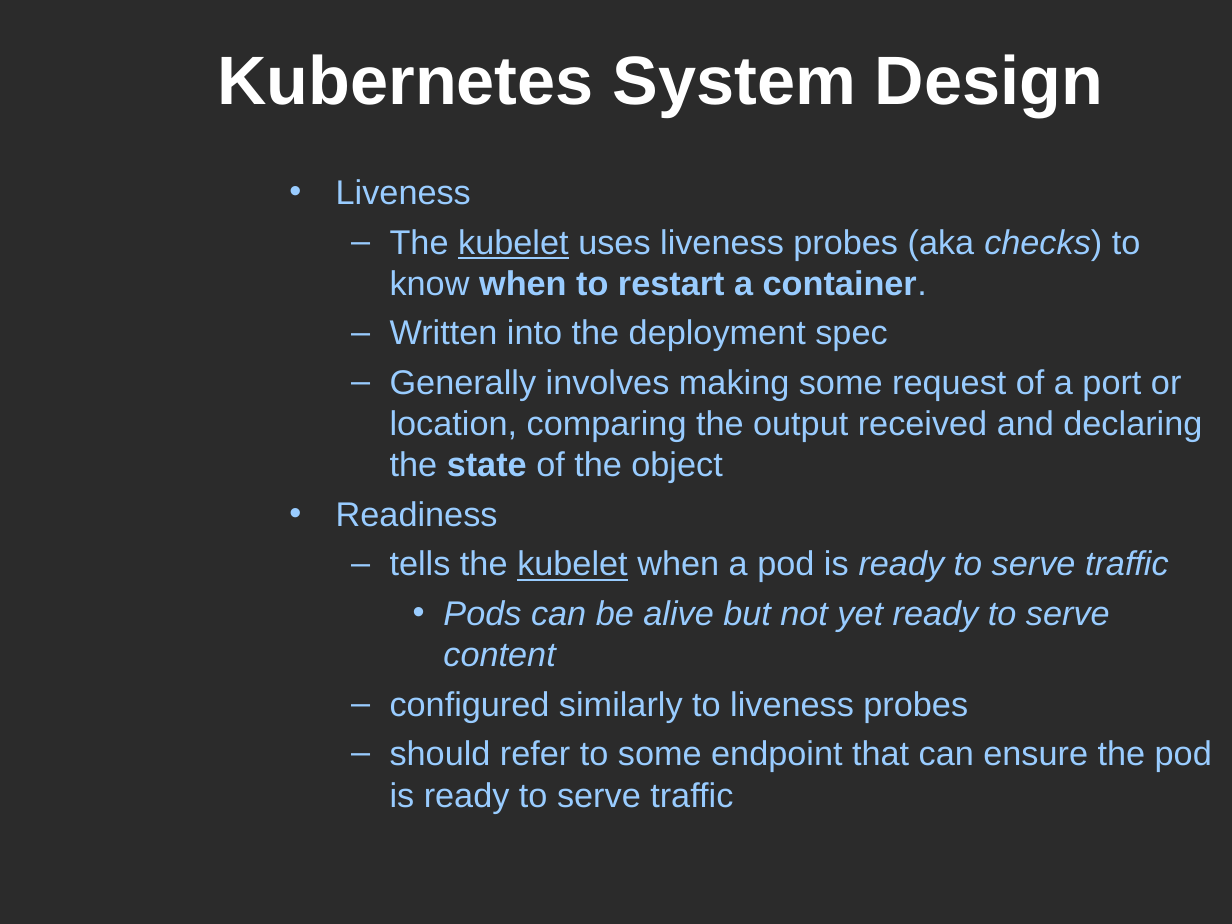
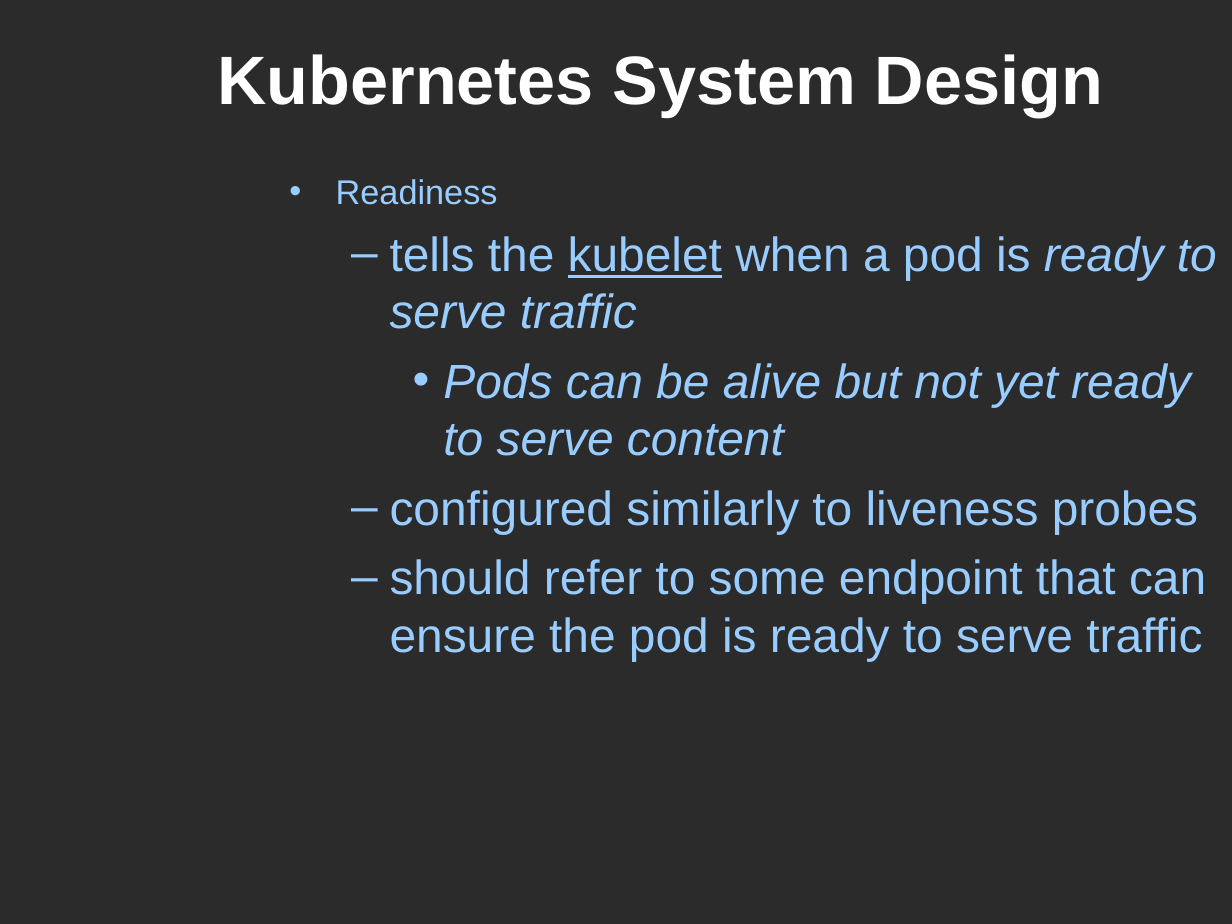
Before and after one commit to mars64/k8s-music-stack, a slide deck: slide 62 of MarcialWhite-Kubernetes101-www.SoFree.us-20170603.ppt (slide 45 before the commit). Drawn at 1232x924 pixels with LibreOffice and Linux fonts; fonts in the diff are those of the drawing; background and template pictures are left out; a plain dark background stands for a picture behind light text. Boxes give left, top, right and bottom in pixels: in the first picture for what was removed or moved away, otherwise in the second. Text is boxed around its words. In the diff, an @@ line names an element or a change of style, - is before the commit and + after.

```diff
--- a/MarcialWhite-Kubernetes101-www.SoFree.us-20170603.ppt
+++ b/MarcialWhite-Kubernetes101-www.SoFree.us-20170603.ppt
@@ text at <box>336,179,1202,483</box>: paragraphs removed @@
-• Liveness
-  – The kubelet uses liveness probes (aka checks) to know when to restart a container.
-  – Written into the deployment spec
-  – Generally involves making some request of a port or location, comparing the output received and declaring the state of the object
@@ text at <box>390,236,1217,661</box>: size 20 to 28 pt; more space between paragraphs @@
```
Also in this commit, not shown: 16 other slides changed, 17 slides added, 1 other file.
